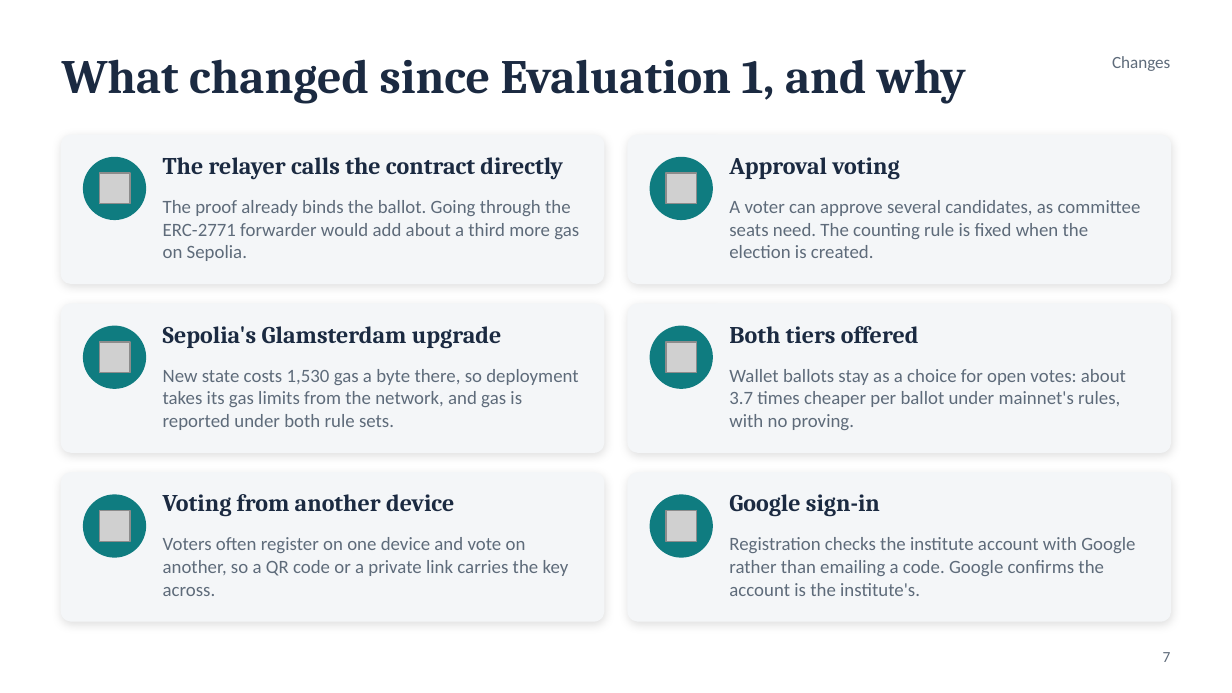
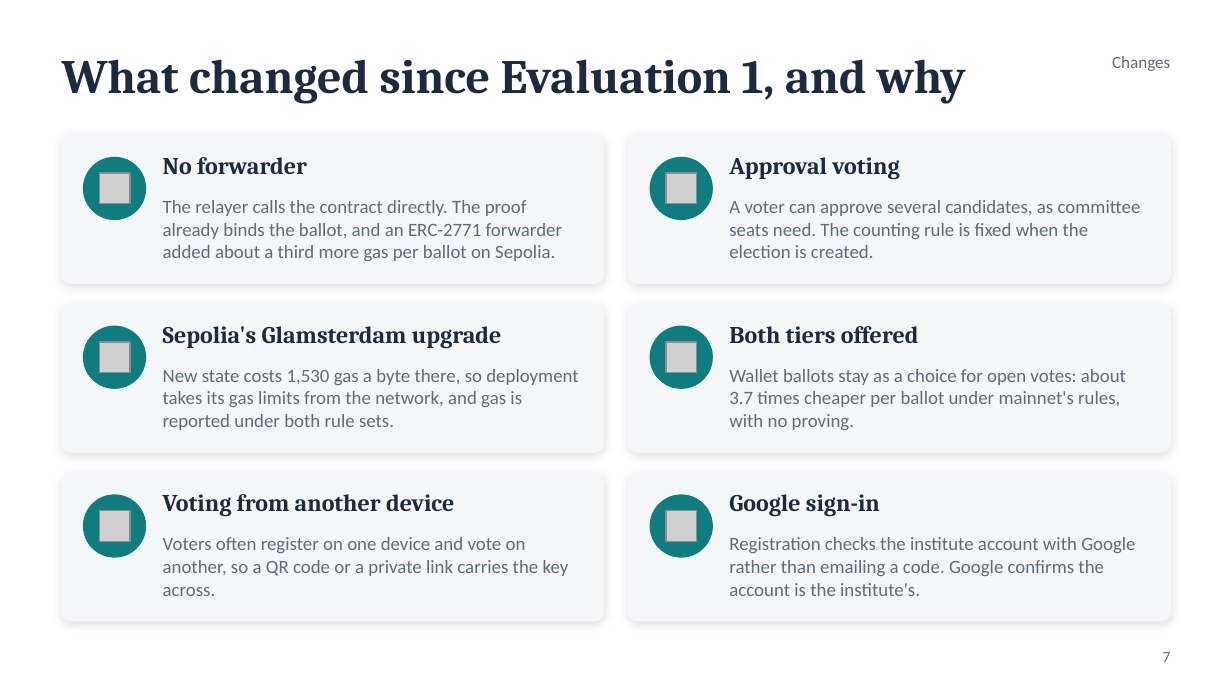
Before and after one commit to Chaitanya-Keyal/decentralized-voting-system, a slide deck: slide 7 of reports/eval2-slides.pptx. Drawn at 1232x693 pixels with LibreOffice and Linux fonts; fonts in the diff are those of the drawing; grey boxes stand for pictures. Boxes give left, top, right and bottom in pixels: in the first picture for what was removed or moved away, otherwise in the second. Text is boxed around its words. In the diff, an @@ line names an element or a change of style, - is before the commit and + after.

```diff
--- a/reports/eval2-slides.pptx
+++ b/reports/eval2-slides.pptx
@@ text at [163, 157, 307, 174]: text changed @@
-The relayer calls the contract directly
+No forwarder
@@ text at [163, 200, 562, 261]: text changed @@
-The proof already binds the ballot. Going through the ERC-2771 forwarder would add about a third more gas on Sepolia.
+The relayer calls the contract directly. The proof already binds the ballot, and an ERC-2771 forwarder added about a third more gas per ballot on Sepolia.
```
Also in this commit, not shown: 5 other slides changed, 16 other files.
